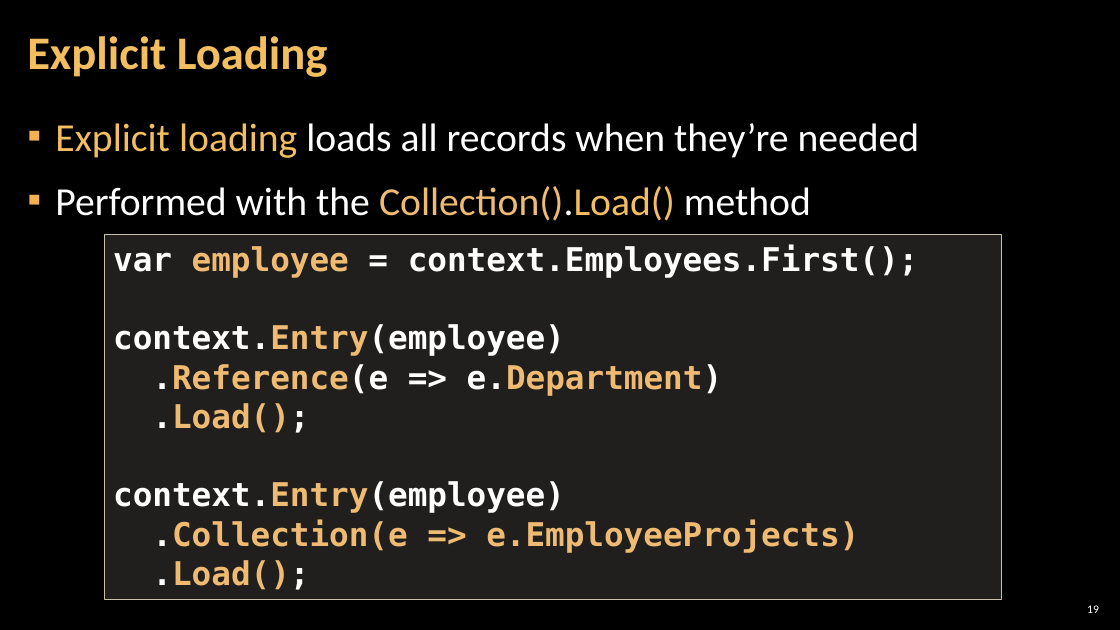
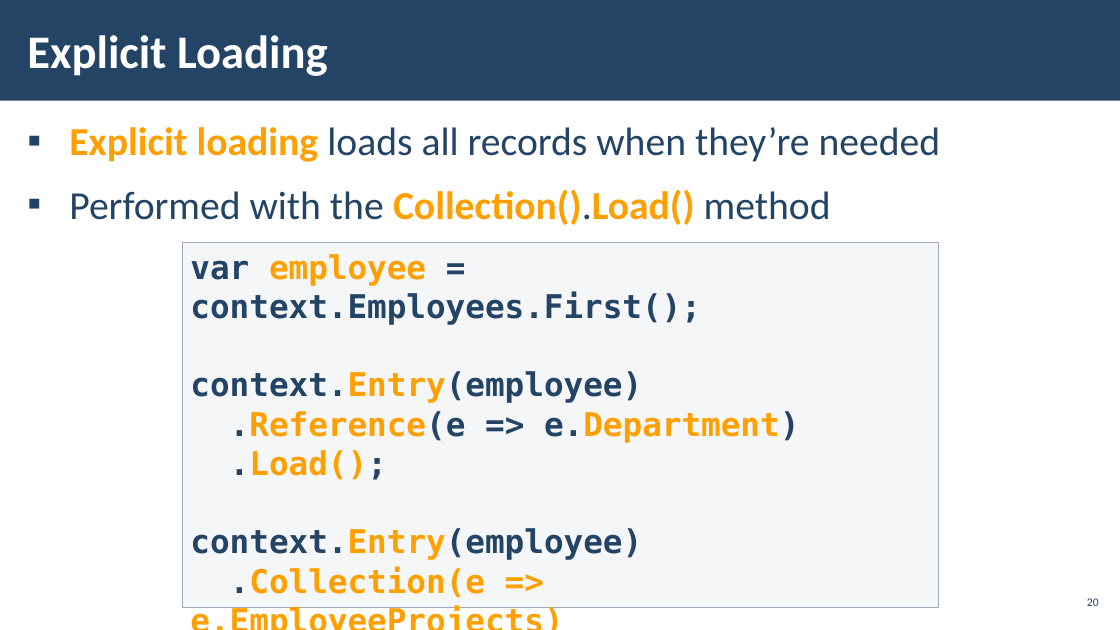
Before and after one commit to pirocorp/Databases-Advanced---Entity-Framework, a slide deck: slide 20 of 07. Advanced Querying/07. DB-Advanced-EF-Core-Advanced-Querying.pptx (slide 19 before the commit). Drawn at 1120x630 pixels with LibreOffice and Linux fonts; fonts in the diff are those of the drawing; background and template pictures are left out. Boxes give left, top, right and bottom in pixels: in the first picture for what was removed or moved away, otherwise in the second. Text is boxed around its words. In the diff, an @@ line names an element or a change of style, - is before the commit and + after.

```diff
--- a/07. Advanced Querying/07. DB-Advanced-EF-Core-Advanced-Querying.pptx
+++ b/07. Advanced Querying/07. DB-Advanced-EF-Core-Advanced-Querying.pptx
@@ rectangle added at <box>0,0,1120,101</box>, fill #234465 @@
@@ title "Explicit Loading" at <box>27,35,328,76</box>: text colour #F3BE60 to #FFFFFF; line spacing 0.9 to 1 @@
@@ text "Explicit loading loads all records ..." at <box>69,127,941,225</box>: text colour #F3BE60 to #FFA000, bold on in "Explicit loading", "Collection().Load()"; text colour #FFFFFF to #234465 in "loads all records when they’re needed", "Performed with the Collection().Load() method"; text colour #EFBB72 to #FFA000 in "Collection().Load()"; indent changed; bullet colour #F2B254 to #234465 @@
@@ rectangle "var employee = context.Employees.First();": place and size @@
-rectangle "var employee = context.Employees.First();" at <box>105,234,1002,599</box>
+rectangle "var employee = context.Employees.First();" at <box>182,243,939,607</box>
@@ rectangle "var employee = context.Employees.First();" at <box>182,243,939,607</box>: text colour #FFFFFF to #234465 in "var = context.Employees.First();", "context.Entry(employee)", ".Reference(e => e.Department)", ".Load();" and 3 more places; text colour #EFBB72 to #FFA000 in "employee", "context.Entry(employee)", ".Reference(e e.Department)", ".Load();" and 3 more places; fill #D9D5C7 at 15% opacity to #C2C7D2 at 15% opacity; outline #C7BFAC 1 pt to #A3ABBC 1 pt @@
@@ page number added at <box>1087,598,1099,606</box>, 10 pt, text #234465 @@
+20
@@ page number removed at <box>1087,605,1099,613</box> @@
-19
```
Also in this commit, not shown: 31 other slides changed, 5 slides added, 4 slides removed.
